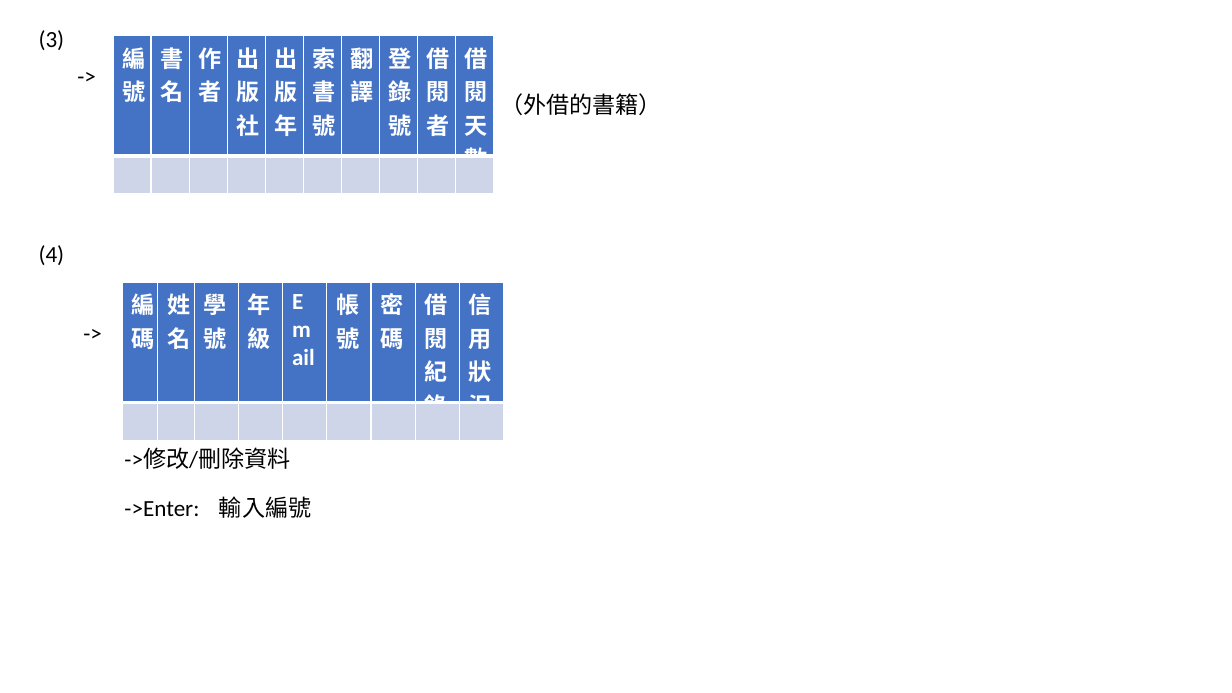
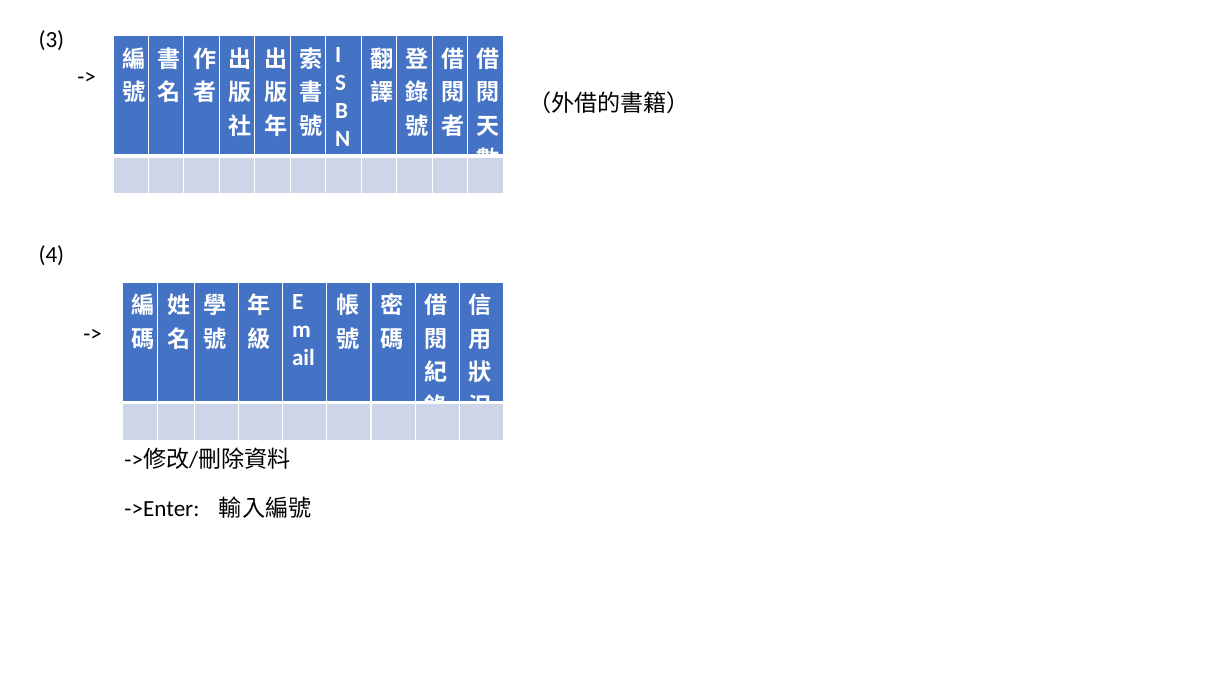
Before and after one commit to 1508leo/PD_Final_Project, a slide deck: slide 5 of Store/outline.pptx. Drawn at 1232x693 pixels with LibreOffice and Linux fonts; fonts in the diff are those of the drawing. Boxes give left, top, right and bottom in pixels: in the first picture for what was removed or moved away, otherwise in the second. Text is boxed around its words. In the diff, an @@ line names an element or a change of style, - is before the commit and + after.

```diff
--- a/Store/outline.pptx
+++ b/Store/outline.pptx
@@ table at (113, 36, 499, 194) @@
+column 7: ISBN | 
@@ table: place and size @@
-table at (113, 36, 492, 194)
+table at (113, 36, 499, 194)
@@ text "（外借的書籍）": place and size @@
-text "（外借的書籍）" at (500, 93, 662, 115)
+text "（外借的書籍）" at (528, 91, 690, 113)
```
Also in this commit, not shown: 4 other slides changed, 1 other file.
